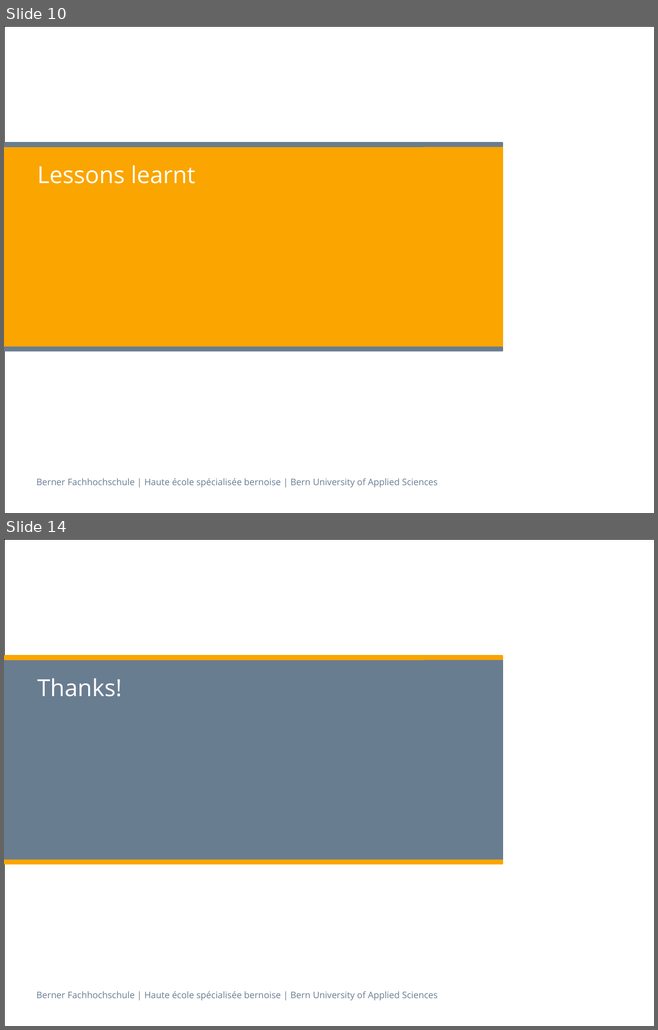
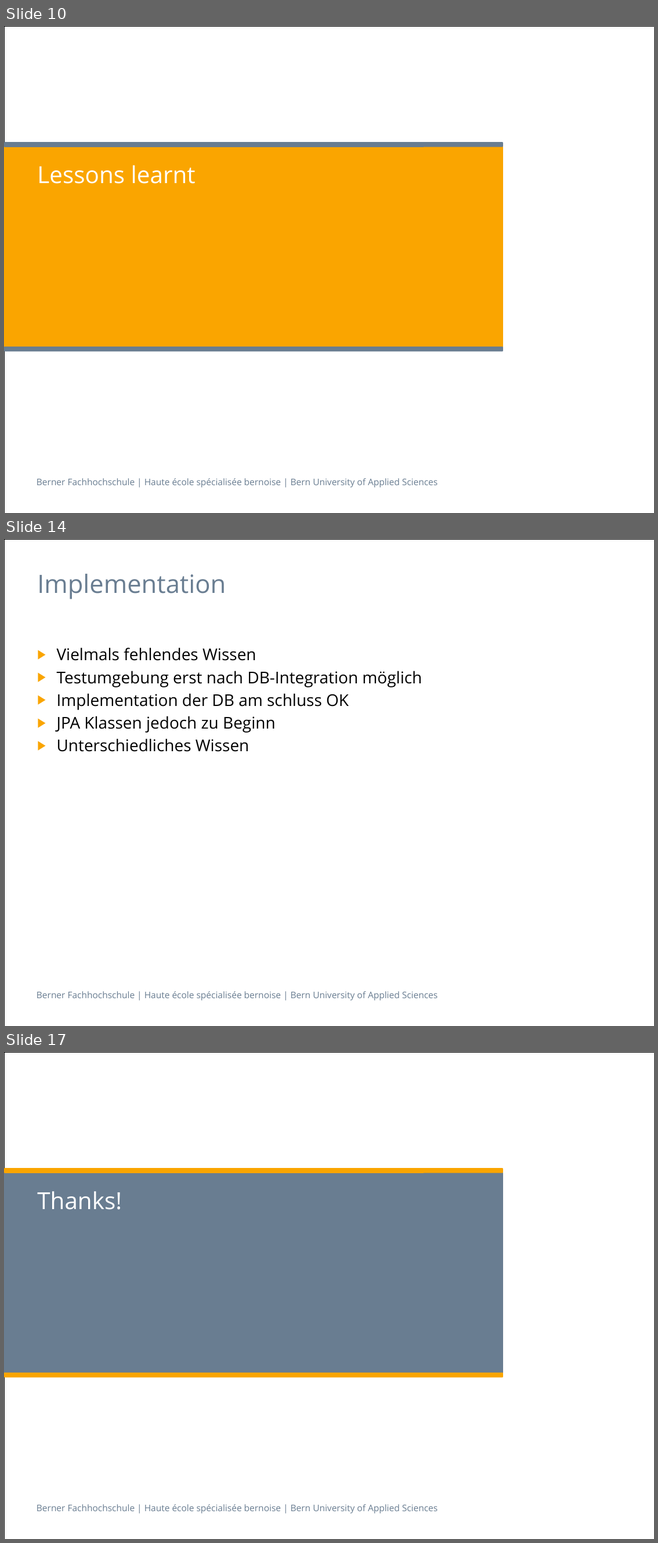
Before and after one commit to isels1/ch.bfh.btx8081.w2015.blue, a slide deck: doc/task14/Task14.pptx. Shown one above the other, each under a label of ours: slides 10 and 14 before the commit, slides 10, 14 and 17 after it; the slides between them are not shown. The pictures are 658x1030 and 658x1543 pixels, drawn with LibreOffice and Linux fonts; fonts in the diff are those of the drawing. Boxes give left, top, right and bottom in pixels: in the first picture for what was removed or moved away, otherwise in the second. Text is boxed around its words. In the diff, an @@ line names an element or a change of style, - is before the commit and + after.

```diff
--- a/doc/task14/Task14.pptx
+++ b/doc/task14/Task14.pptx
@@ slide 14 added at <box>4,539,654,1026</box>, background #FFFFFF; not listed: 2 template elements that a slide beside it also shows @@
@@ title added at <box>37,574,226,599</box>, 28 pt, text #697D91 @@
+Implementation
@@ text added at <box>57,647,422,752</box>, 18 pt, text #000000 @@
+▶ Vielmals fehlendes Wissen
+▶ Testumgebung erst nach DB-Integration möglich
+▶ Implementation der DB am schluss OK
+▶ JPA Klassen jedoch zu Beginn
+▶ Unterschiedliches Wissen
@@ what was slide 14 is now slide 17 @@
```
Also in this commit, not shown: 2 slides changed, 3 other slides added, 1 slide removed.
